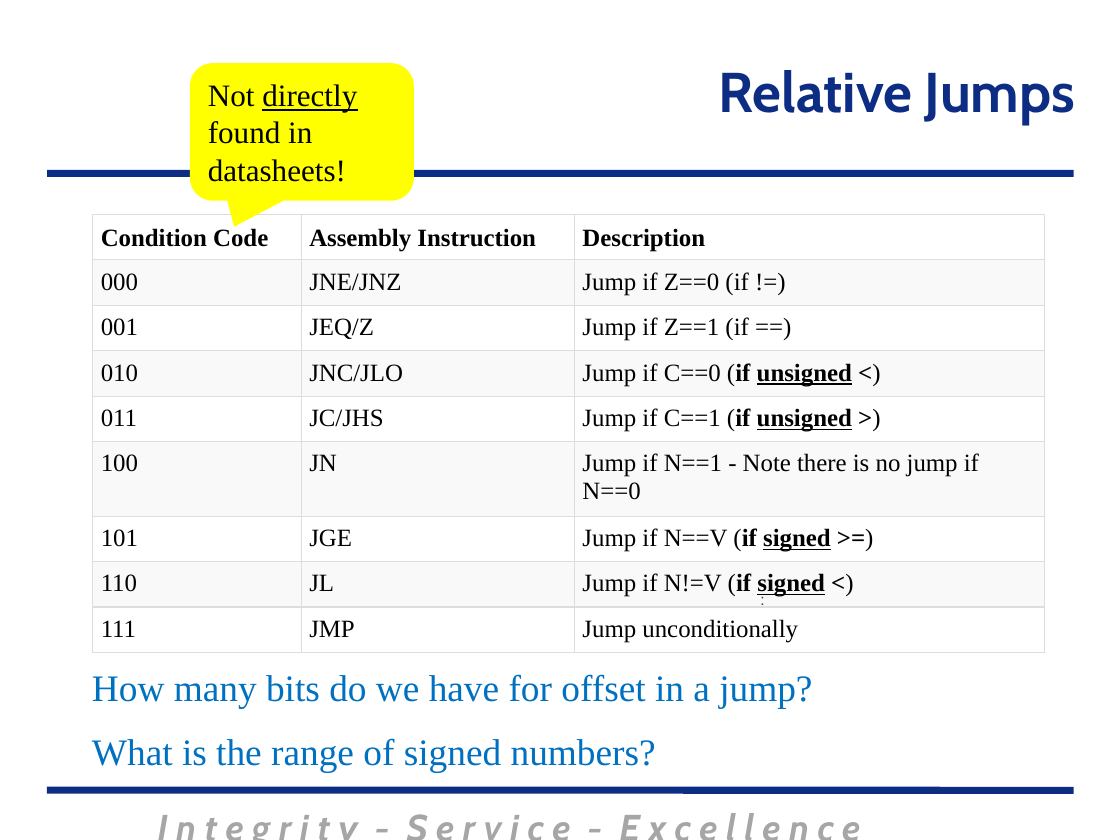
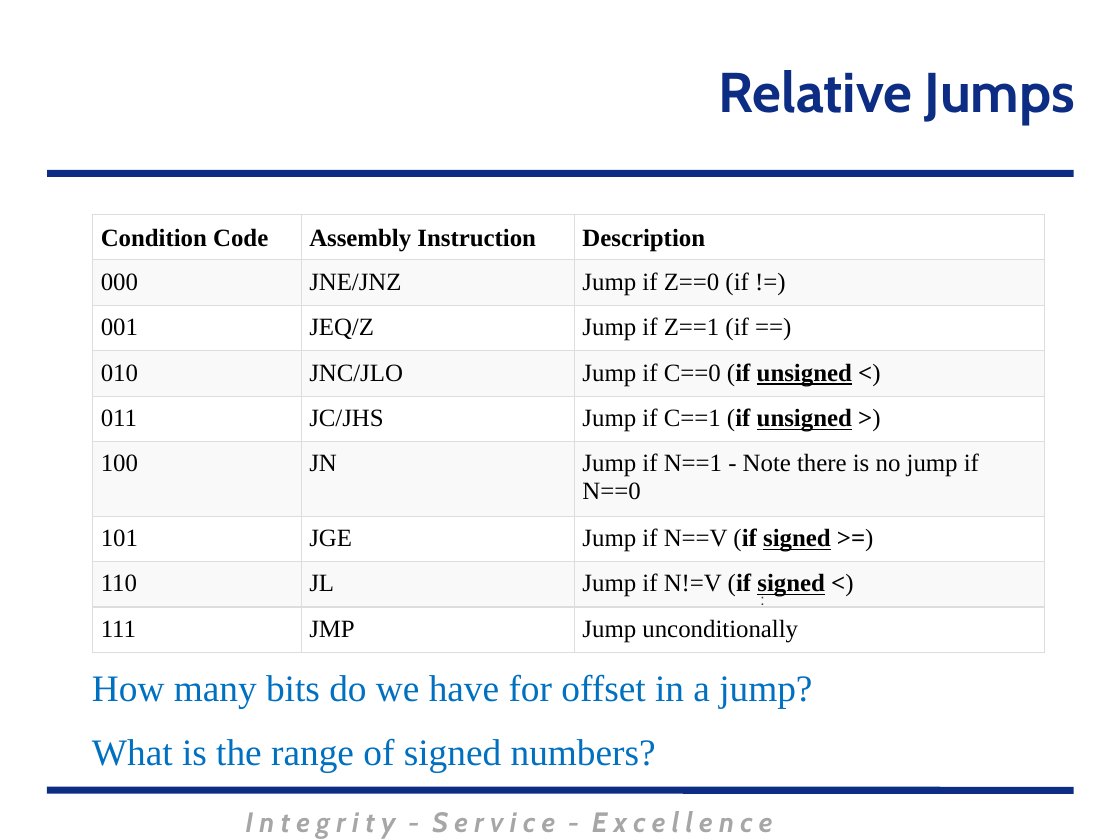
Before and after one commit to MarsUniversity/ECE382, a slide deck: slide 30 of source/lessons/lsn3-4-5/Lsn3-4-5.pptx (slide 28 before the commit). Drawn at 1120x840 pixels with LibreOffice and Linux fonts; fonts in the diff are those of the drawing; background and template pictures are left out. Boxes give left, top, right and bottom in pixels: in the first picture for what was removed or moved away, otherwise in the second. Text is boxed around its words. In the diff, an @@ line names an element or a change of style, - is before the commit and + after.

```diff
--- a/source/lessons/lsn3-4-5/Lsn3-4-5.pptx
+++ b/source/lessons/lsn3-4-5/Lsn3-4-5.pptx
@@ rounded speech box removed at <box>190,63,414,200</box> @@
-Not directly found in datasheets!
@@ text "I n t e g ..." at <box>245,811,773,838</box>: size 24 to 18 pt; less space between paragraphs @@
```
Also in this commit, not shown: 42 other slides changed, 1 slide added, 10 slides removed, 4 other files.
